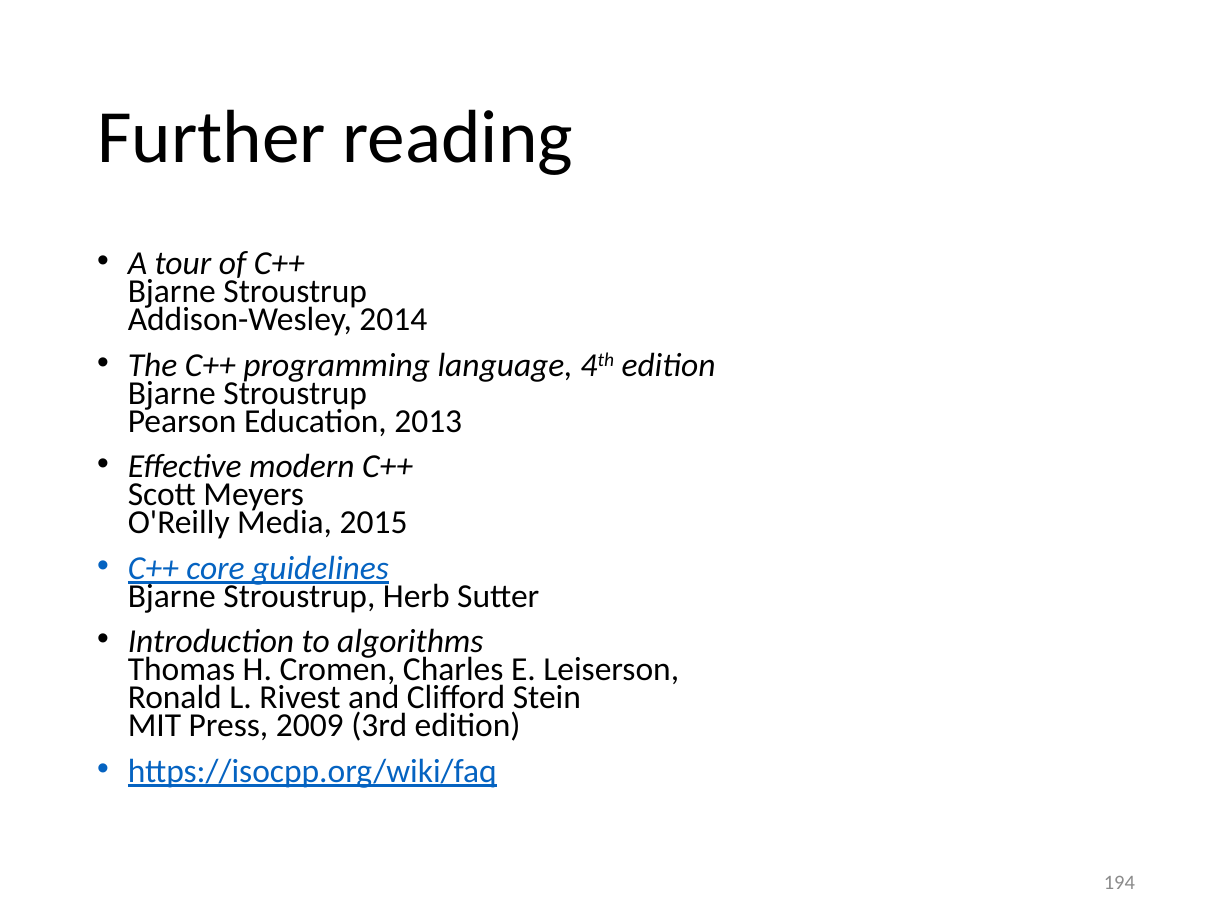
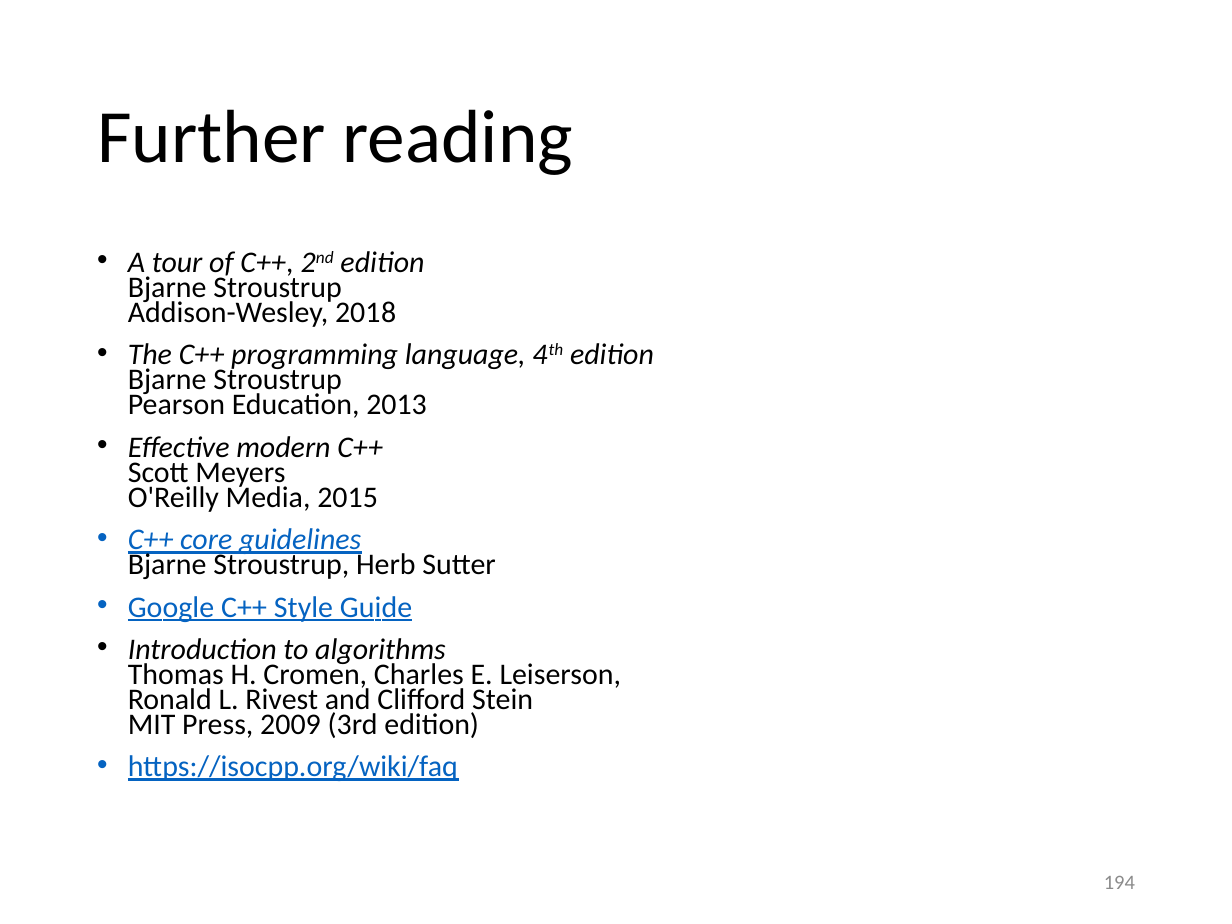
Before and after one commit to gjbex/Scientific-C-plus-plus, a slide deck: slide 194 of scientific_cpp.pptx. Drawn at 1232x924 pixels with LibreOffice and Linux fonts; fonts in the diff are those of the drawing. Boxes give left, top, right and bottom in pixels: in the first picture for what was removed or moved away, otherwise in the second. Text is boxed around its words. In the diff, an @@ line names an element or a change of style, - is before the commit and + after.

Commit message:
Update references
  * Add reference to Compiler Exploreeer
  * Add reference to Google C++ Style Guide
  * Update reference to "A tour of C+++" to second edition.

```diff
--- a/scientific_cpp.pptx
+++ b/scientific_cpp.pptx
@@ text at bbox=[128, 251, 424, 327]: text changed; size 19.6 to 17.5 pt @@
-• A tour of C++
-  Bjarne Stroustrup
-  Addison-Wesley, 2014
+• A tour of C++, 2nd edition
+  Bjarne Stroustrup
+  Addison-Wesley, 2018
@@ text at bbox=[128, 343, 654, 781]: size 19.6 to 17.5 pt in "The C++ programming language, 4th edition Bjarne ...", "Effective modern C++ Scott Meyers O'Reilly Media, ...", "C++ core guidelines Bjarne Stroustrup, Herb Sutter", "Introduction to algorithms Thomas H. Cromen, Charles ..." and 1 more places @@
@@ text at bbox=[128, 596, 412, 622]: paragraph added @@
+• Google C++ Style Guide
```
Also in this commit, not shown: 1 other slide changed.
